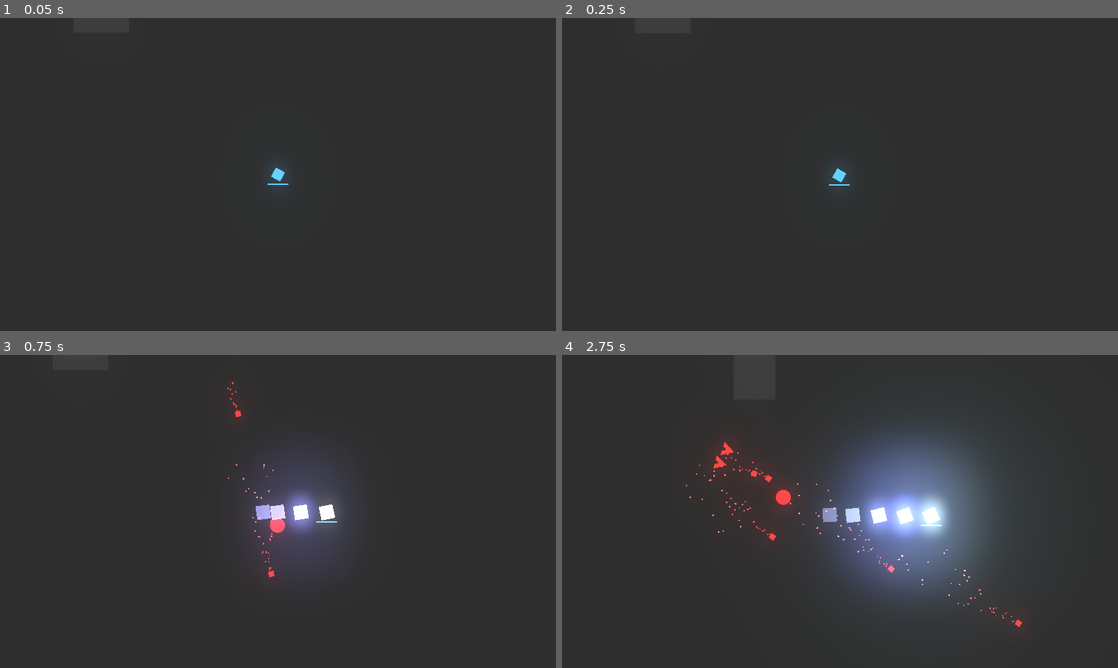
Above: before the commit, frames 1-4 (two rows, left to right).
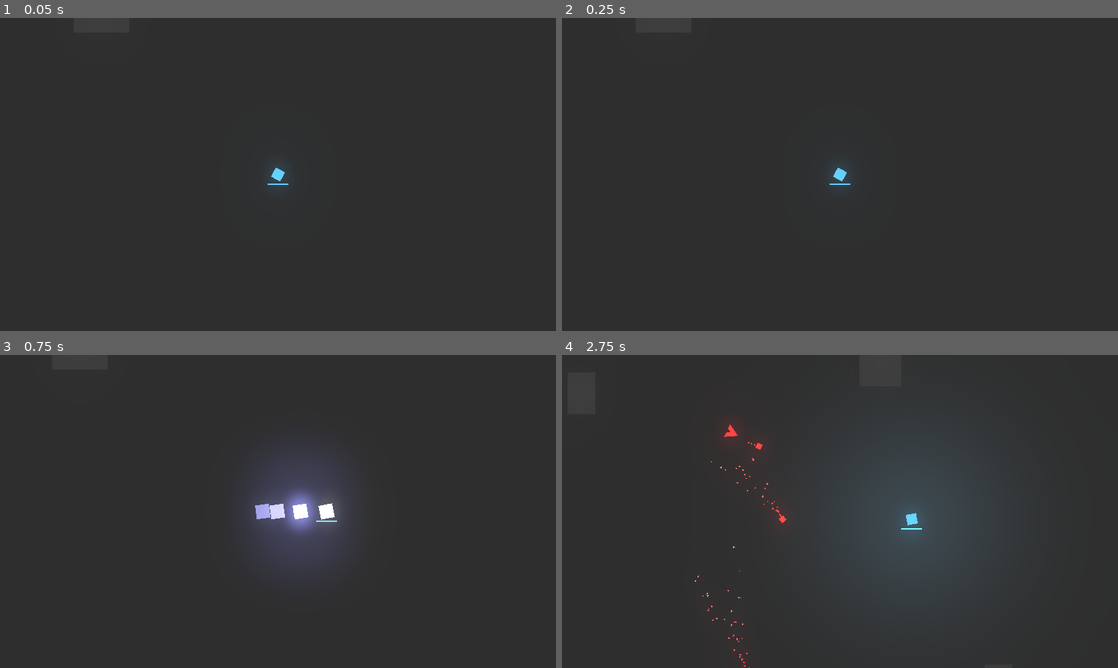
Above: after the commit, the same moments.

Repository: Talamander/unexpected-jam
Game: Godot game, scene res://Level/Arena.tscn
Same seed, same stepped clock (60 frames per second), same inputs: the game is played once before the commit and once after it. Sound files missing from this copy of the repository are replaced by a short silence.
Inputs (mouse positions are in pixels of both pictures, inside the frame that each line leads up to):
- Up to frame 1 (0.05 s): no input
- Up to frame 2 (0.25 s): no input
- Up to frame 3 (0.75 s): move the mouse to (400, 495) at 0.52 s; hold Right (ui_right) from 0.53 s (still down); hold Space (ui_space) from 0.53 s (still down)
- Up to frame 4 (2.75 s): move the mouse to (728, 527) at 1.27 s; release Right (ui_right) at 1.28 s; release Space (ui_space) at 1.28 s; hold Down (ui_down) 1.28-2.03 s; click (728, 527) at 1.35 s; tap Space (ui_space) at 1.55 s; move the mouse to (895, 442) at 2.02 s; hold Right (ui_right) from 2.03 s (still down); hold Space (ui_space) from 2.03 s (still down); tap L (toggle_lights) at 2.1 s

Frame 1 is identical in both runs. In frame 2, less than 0.1% of the frame differs, in the area x 48-52%, y 47-54%; in frame 3, 0.3%; in frame 4, 12%, in the area x 22-83%, y 22-100%.

Commit message:
Unlimited Dash Fix

Diff:
--- a/Level/Arena.tscn
+++ b/Level/Arena.tscn
@@ -6,8 +6,6 @@
 [ext_resource path="res://Level/Camera2D.tscn" type="PackedScene" id=4]
 [ext_resource path="res://Player/Square.png" type="Texture" id=5]
 [ext_resource path="res://Level/TileMap.tscn" type="PackedScene" id=6]
-[ext_resource path="res://Enemies/ShootingEnemy.tscn" type="PackedScene" id=7]
-[ext_resource path="res://Enemies/BasicEnemy.tscn" type="PackedScene" id=8]
 
 [sub_resource type="Environment" id=1]
 background_mode = 4
@@ -67,12 +65,6 @@
 [node name="WeaponHeatUIRT" parent="." instance=ExtResource( 3 )]
 position = Vector2( 299.546, 275.37 )
 scale = Vector2( 1.5, 1.5 )
-
-[node name="BasicEnemy" parent="." instance=ExtResource( 7 )]
-position = Vector2( 225, -55 )
-
-[node name="BasicEnemy2" parent="." instance=ExtResource( 8 )]
-position = Vector2( 379, -7 )
 [connection signal="timeout" from="Player/DashRechargeTimer" to="Player" method="_on_DashRechargeTimer_timeout"]
 [connection signal="timeout" from="EnemySpawnTimer" to="." method="_on_EnemySpawnTimer_timeout"]
 
--- a/Player/Player.gd
+++ b/Player/Player.gd
@@ -147,7 +147,7 @@
 
 func _on_AmmoRegenZeroedTimer_timeout():
 	if PlayerStats.currentAmmo == 0:
-		PlayerStats.currentAmmo += 12
+		PlayerStats.currentAmmo += 32
 		canShoot = true
 
 
@@ -160,6 +160,7 @@
 	#Allows player not take damage while dashing
 	get_node("Hurtbox/CollisionShape2D").set_deferred("disabled", true)
 	is_dashing = true
+	can_dash = false
 
 func _on_DashTimer_timeout():
 	speed = baseSpeed
--- a/Player/Player.tscn
+++ b/Player/Player.tscn
@@ -82,11 +82,11 @@
 one_shot = true
 
 [node name="AmmoRegenZeroedTimer" type="Timer" parent="Timers"]
-wait_time = 6.0
+wait_time = 8.0
 one_shot = true
 
 [node name="AmmoRegenTimer" type="Timer" parent="Timers"]
-wait_time = 0.4
+wait_time = 0.2
 [connection signal="body_entered" from="Hurtbox" to="." method="_on_Hurtbox_body_entered"]
 [connection signal="hit" from="Hurtbox" to="." method="_on_Hurtbox_hit"]
 [connection signal="timeout" from="Timers/DashTimer" to="." method="_on_DashTimer_timeout"]
Not shown: 1 places in Level/Arena.tscn that only renumber resources
Not shown, added: export_presets.cfg
